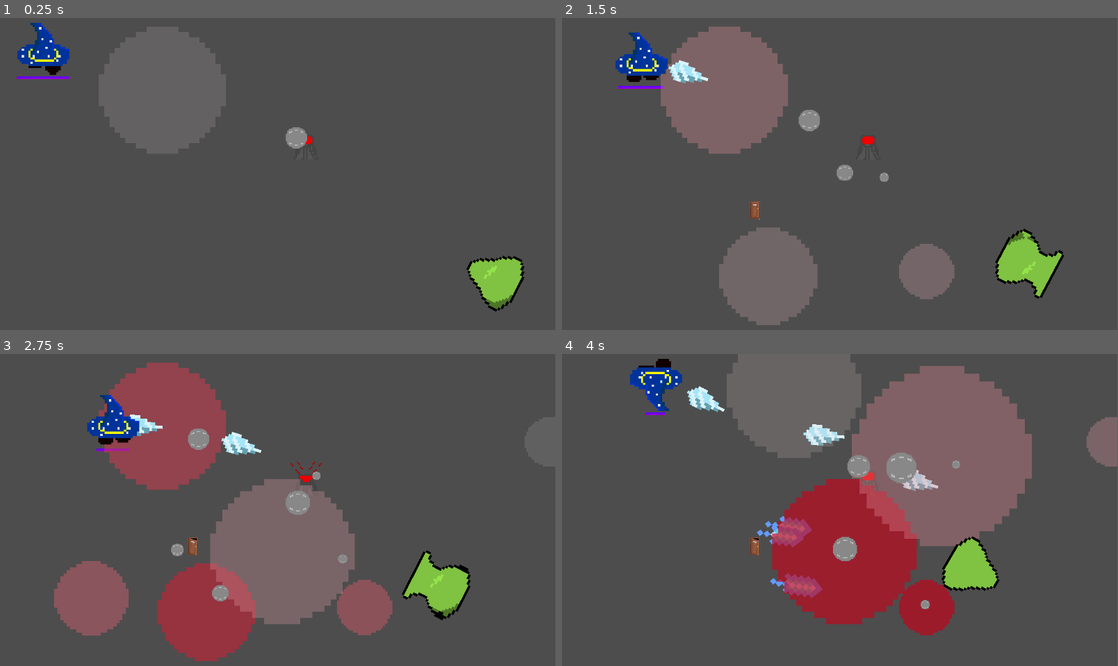
Above: before the commit, frames 1-4 (two rows, left to right).
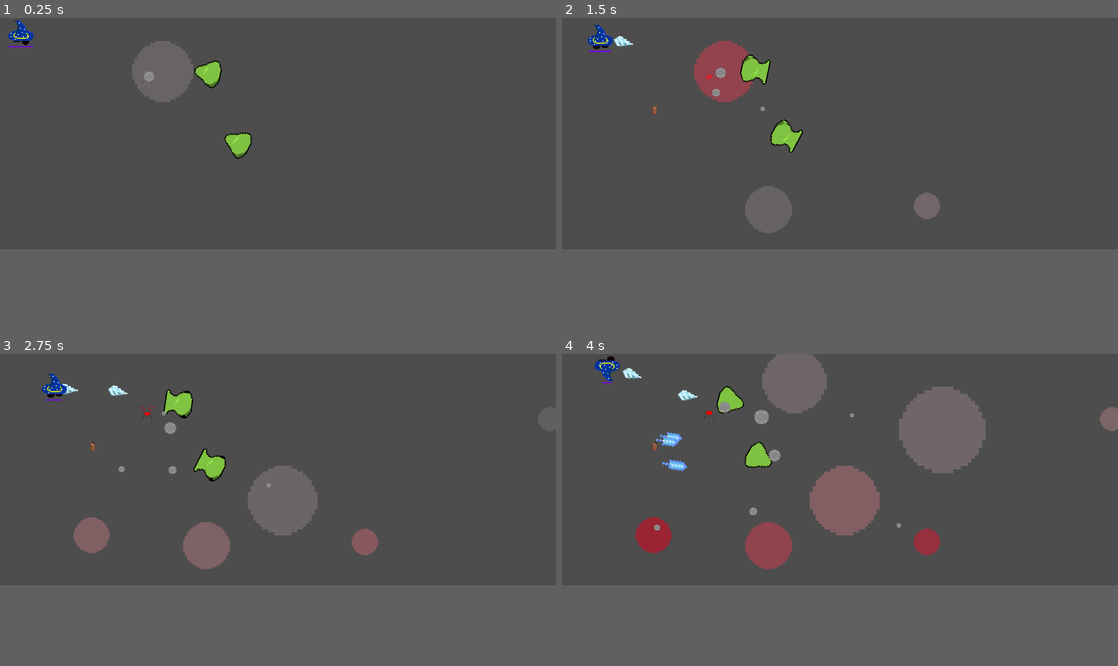
Above: after the commit, the same moments.

Repository: TMGBNoodle/Janus
Game: Godot game, scene res://Scenes/Main.tscn
Two runs of this game, one before a commit and one after it. Both use one fixed random seed, a clock stepped at 60 frames per second and the inputs below.
Inputs (mouse positions are in pixels of both pictures, inside the frame that each line leads up to):
- Up to frame 1 (0.25 s): no input
- Up to frame 2 (1.5 s): move the mouse to (962, 158) at 0.52 s; hold D (Right) 0.53-1.28 s; click (962, 158) at 0.6 s; move the mouse to (728, 189) at 1.27 s; hold S (Down) from 1.28 s (still down); tap = (TestButton) at 1.35 s
- Up to frame 3 (2.75 s): move the mouse to (333, 441) at 2.02 s; release S (Down) at 2.03 s; hold D (Right) from 2.03 s (still down); click (333, 441) at 2.1 s
- Up to frame 4 (4 s): move the mouse to (812, 572) at 2.77 s; release D (Right) at 2.78 s; hold W (Up) 2.78-3.53 s; tap = (TestButton) at 2.85 s; move the mouse to (1006, 556) at 3.52 s; hold A (Left) from 3.53 s (still down); click (1006, 556) at 3.6 s
In our replay, the window is 799x449 before the commit and 800x333 after it. These sizes can differ from the game's own. Grey fills any space a smaller window leaves; there, only what the larger window draws over its background counts as a difference.

The runs differ from the first frame. In frame 1, 3.3% of the frame differs, in the area x 1-95%, y 0-95%; in frame 2, 17%; in frame 3, 26%; in frame 4, 31%, in the area x 5-100%, y 0-91%.
Error in both runs: Invalid assignment of property or key 'scale' with value of type 'Vector2' on a base object of type 'null instance'. (res://Scripts/SpellCaster.gd:25)

Commit message:
Window size increase, player changes, slime spawner

Diff:
--- a/Scenes/Main.tscn
+++ b/Scenes/Main.tscn
@@ -1,9 +1,10 @@
-[gd_scene load_steps=5 format=3 uid="uid://b3y7mcm8216ms"]
+[gd_scene load_steps=6 format=3 uid="uid://b3y7mcm8216ms"]
 
 [ext_resource type="PackedScene" uid="uid://dpobpdselahcv" path="res://Scenes/player.tscn" id="1_bnl0s"]
 [ext_resource type="Script" path="res://Scripts/Main.gd" id="1_wdsja"]
 [ext_resource type="PackedScene" uid="uid://b42iy8pn7fufn" path="res://Scenes/Slime.tscn" id="4_kycul"]
 [ext_resource type="PackedScene" uid="uid://dnty77ipstae7" path="res://Scenes/Barrage.tscn" id="4_lr7pk"]
+[ext_resource type="PackedScene" uid="uid://behqhlvrauwbd" path="res://slimespawner.tscn" id="5_u3w2l"]
 
 [node name="WorldNode" type="Node2D"]
 script = ExtResource("1_wdsja")
@@ -18,3 +19,6 @@
 
 [node name="Slime" parent="Enemies" instance=ExtResource("4_kycul")]
 position = Vector2(1032, 544)
+
+[node name="Spawner" parent="." instance=ExtResource("5_u3w2l")]
+position = Vector2(906, 240)
--- a/Scripts/EnemyController.gd
+++ b/Scripts/EnemyController.gd
@@ -18,7 +18,9 @@
 	#self.position = self.position.move_toward(Vector2(0,0), delta * processedMoveSpeed)
 
 func Delete():
-	queue_free()
+	var destroy = create_tween()
+	destroy.tween_property($AnimatedSprite2D, "modulate", Color(0, 0 , 0, 0), 1)
+	destroy.tween_callback(self.queue_free)
 
 func _on_status_status_destroyed():
 	print("enemy killed")
--- a/Scripts/PlayerControl.gd
+++ b/Scripts/PlayerControl.gd
@@ -53,6 +53,13 @@
 	else:
 		$AnimatedSprite2D.stop()
 	position += velocity * delta
-	position = position.clamp(Vector2.ZERO, screen_size)
+	if position.x < 0:
+		position.x = screen_size.x
+	elif position.x > screen_size.x:
+		position.x = 0
+	if position.y  < 0:
+		position.y = screen_size.y
+	elif position.y > screen_size.y:
+		position.y = 0
 
 #Things that need physics math go here
--- a/Scripts/Slime.gd
+++ b/Scripts/Slime.gd
@@ -71,7 +71,10 @@
 		self.rotation = slimeRotation
 
 func Destroy():
-	self.queue_free()
+	var sprite = get_node("EnemyBase/EnemySprite")
+	var destroy = create_tween()
+	destroy.tween_property(sprite, "modulate", Color(0, 0 , 0, 0), 1)
+	destroy.tween_callback(self.queue_free)
 
 func _on_enemy_base_enemy_base_destroyed():
 	print("dead")
--- /dev/null
+++ b/SlimeSpawner.gd
@@ -0,0 +1,23 @@
+extends Node2D
+var cooldown = 5
+var rng = RandomNumberGenerator.new()
+
+@export var slime: PackedScene = preload("res://Scenes/Slime.tscn")
+# Called when the node enters the scene tree for the first time.
+func _ready():
+	spawnon()
+
+func spawnoff():
+	cooldown = rng.randi_range(3,8)
+	await get_tree().create_timer(cooldown).timeout
+	spawnon()
+func spawnon():
+	var currentslime = slime.instantiate()
+	get_tree().current_scene.add_child.call_deferred(currentslime)
+	currentslime.position = self.position
+	spawnoff()
+
+
+# Called every frame. 'delta' is the elapsed time since the previous frame.
+func _process(delta):
+	pass
--- a/project.godot
+++ b/project.godot
@@ -18,6 +18,11 @@
 [autoload]
 
 StatusEffectProperties="*res://Scripts/StatusEffectProperties.gd"
+
+[display]
+
+window/size/viewport_width=2400
+window/size/viewport_height=1000
 
 [input]
 
--- /dev/null
+++ b/slimespawner.tscn
@@ -0,0 +1,6 @@
+[gd_scene load_steps=2 format=3 uid="uid://behqhlvrauwbd"]
+
+[ext_resource type="Script" path="res://SlimeSpawner.gd" id="1_glqpm"]
+
+[node name="Spawner" type="Node2D"]
+script = ExtResource("1_glqpm")
Not shown, added: Scenes/pla3461.tmp
